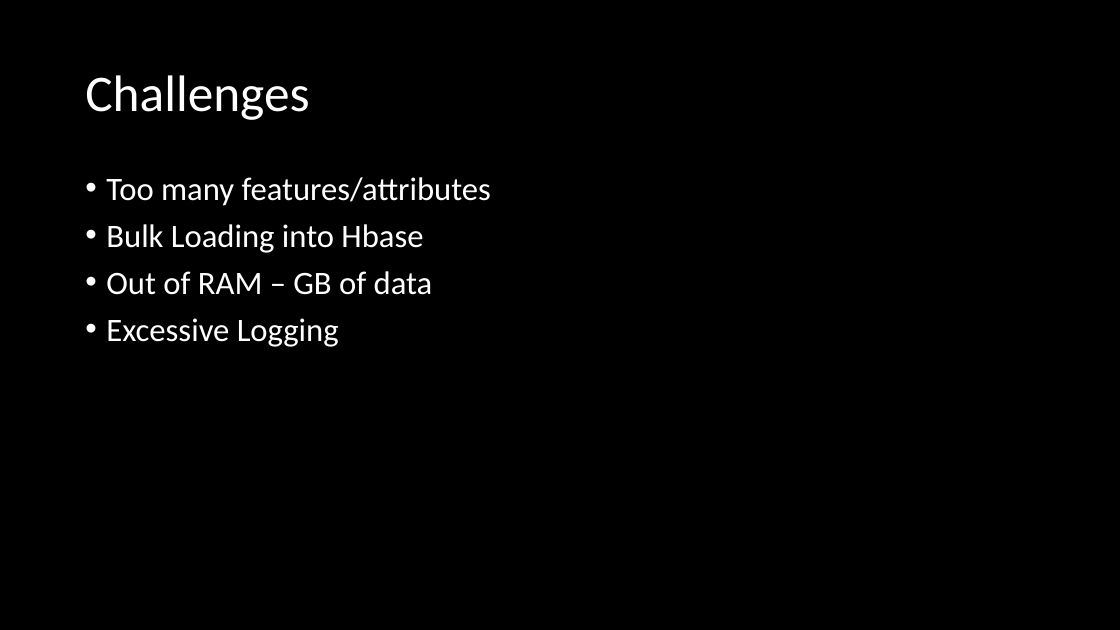
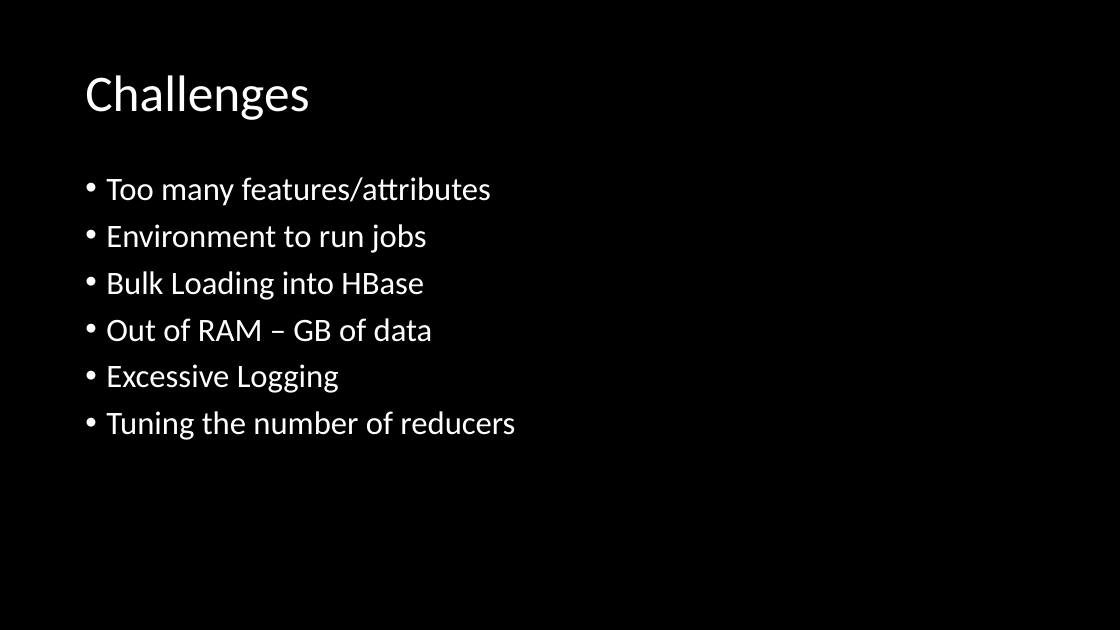
Before and after one commit to dhiviyadhanasekar/Events_Recommender, a slide deck: slide 8 of Big Data Project.pptx (slide 6 before the commit). Drawn at 1120x630 pixels with LibreOffice and Linux fonts; fonts in the diff are those of the drawing. Boxes give left, top, right and bottom in pixels: in the first picture for what was removed or moved away, otherwise in the second. Text is boxed around its words. In the diff, an @@ line names an element or a change of style, - is before the commit and + after.

```diff
--- a/Big Data Project.pptx
+++ b/Big Data Project.pptx
@@ text at [106, 224, 427, 300]: text changed @@
-• Bulk Loading into Hbase
+• Environment to run jobs
+• Bulk Loading into HBase
@@ text at [106, 411, 515, 440]: paragraph added @@
+• Tuning the number of reducers
```
Also in this commit, not shown: 2 other slides changed, 3 slides added, 2 slides removed, 51 other files.
